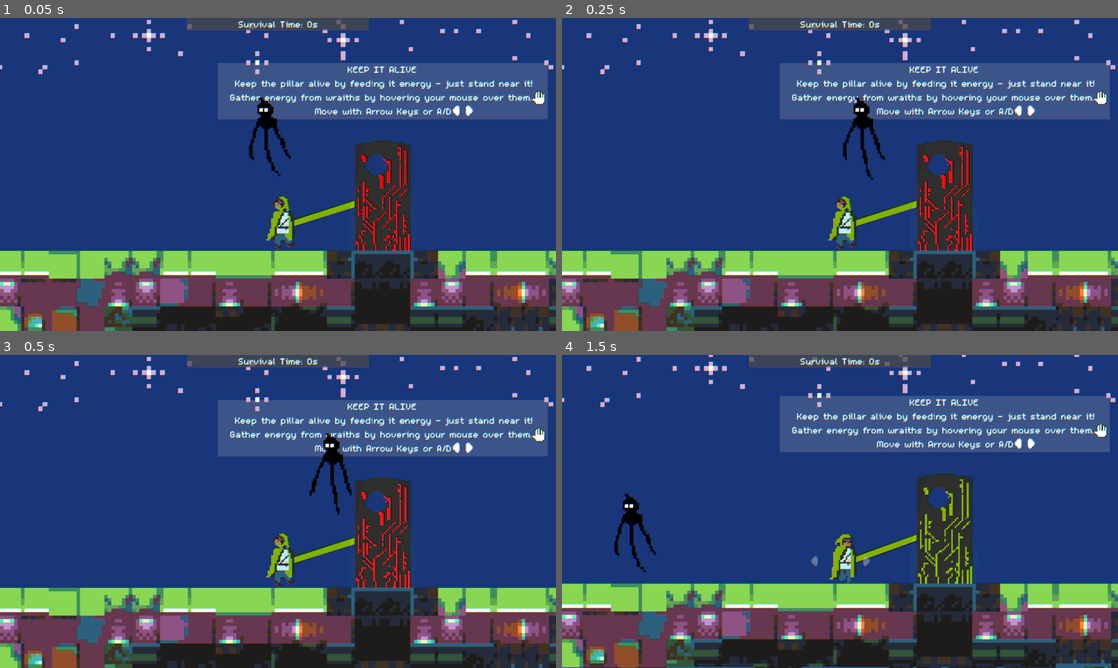
Above: before the commit, frames 1-4 (two rows, left to right).
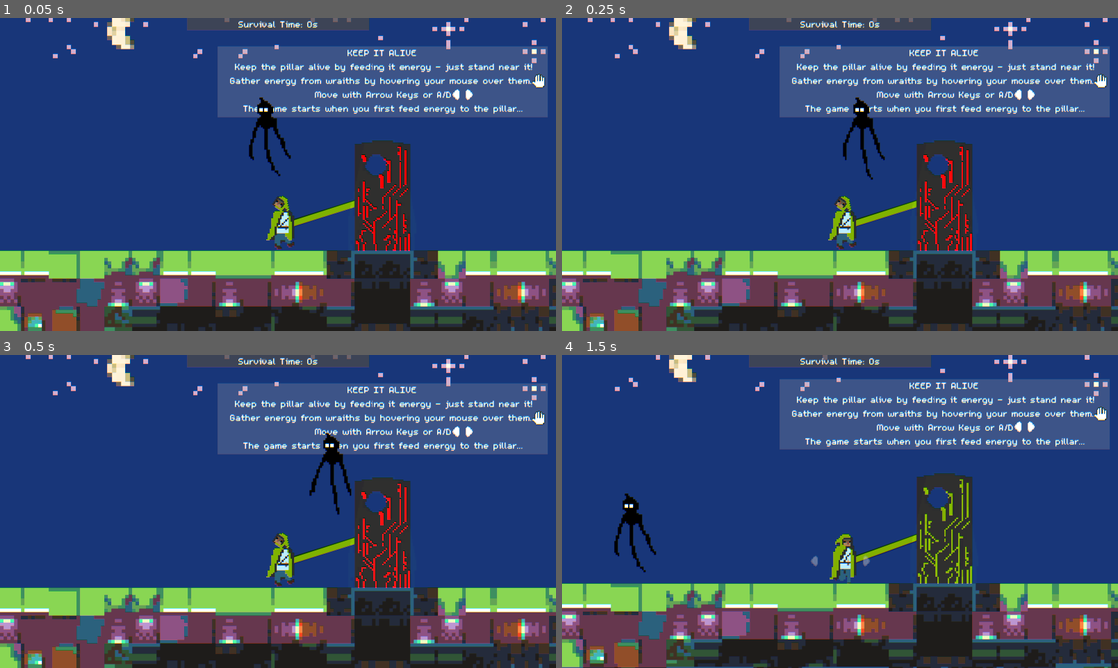
Above: after the commit, the same moments.

Repository: MHillier98/FeedThePillar
Game: Godot game, scene res://Scenes/TestScene.tscn
The game is run twice, just before and just after one commit, with the same random seed, the same clock (stepped at 60 frames per second) and the same inputs.
Inputs (mouse positions are in pixels of both pictures, inside the frame that each line leads up to):
- Up to frame 1 (0.05 s): no input
- Up to frame 2 (0.25 s): no input
- Up to frame 3 (0.5 s): no input
- Up to frame 4 (1.5 s): move the mouse to (895, 473) at 0.52 s; hold D (right) 0.53-1.25 s; click (895, 473) at 0.67 s; tap W (up) at 0.77 s; click "Restart?" at 1.25 s

The runs differ from the first frame. In frame 1, 9.2% of the frame differs, in the area x 0-100%, y 0-100%; in frame 2, 9.2%; in frame 3, 9.1%; in frame 4, 9.5%.

Commit message:
Fixed background

Diff:
--- a/Scenes/TestScene.tscn
+++ b/Scenes/TestScene.tscn
@@ -24,7 +24,7 @@
 shader_param/screen_height = 1080.0
 shader_param/BarrelPower = 1.0
 shader_param/color_bleeding = 1.2
-shader_param/bleeding_range_x = 2.0
+shader_param/bleeding_range_x = 1.0
 shader_param/bleeding_range_y = 2.0
 shader_param/lines_distance = 1.0
 shader_param/scan_size = 2.0
@@ -35,9 +35,10 @@
 script = ExtResource( 4 )
 
 [node name="Background" type="Sprite" parent="."]
-position = Vector2( 220, 188 )
+position = Vector2( 450, 175 )
 scale = Vector2( 5.2, 5.2 )
 texture = ExtResource( 7 )
+flip_h = true
 
 [node name="PowerLine" type="Control" parent="."]
 anchor_right = 1.0
@@ -54,14 +55,15 @@
 anchor_left = 0.5
 anchor_right = 0.5
 margin_left = -190.0
-margin_top = 40.0
+margin_top = 21.0
 margin_right = 190.0
-margin_bottom = 105.0
+margin_bottom = 102.0
 custom_styles/normal = ExtResource( 8 )
 text = "KEEP IT ALIVE
 Keep the pillar alive by feeding it energy - just stand near it!
 Gather energy from wraiths by hovering your mouse over them...
-Move with Arrow Keys or A/D"
+Move with Arrow Keys or A/D
+The game starts when you first feed energy to the pillar..."
 align = 1
 __meta__ = {
 "_edit_use_anchors_": false
@@ -150,15 +152,14 @@
 
 [node name="CRTOverlay" type="TextureRect" parent="CanvasLayer"]
 material = SubResource( 1 )
-margin_left = -1052.0
+margin_left = -1458.0
 margin_top = -121.0
-margin_right = 1642.0
+margin_right = 2096.0
 margin_bottom = 544.0
 mouse_filter = 2
 texture = ExtResource( 11 )
 expand = true
 __meta__ = {
-"_edit_lock_": true,
 "_edit_use_anchors_": false
 }
 
@@ -175,7 +176,7 @@
 tile_set = ExtResource( 2 )
 cell_size = Vector2( 32, 32 )
 format = 1
-tile_data = PoolIntArray( 65511, 0, 917511, 65512, 0, 917511 …(6825 unchanged characters)… 70, 720938, 0, 917511, 720939, 0, 917511, 786443, 0, 0 )
+tile_data = PoolIntArray( 65511, 0, 917511, 65512, 0, 917511 …(6825 unchanged characters)… 70, 720938, 0, 917511, 720939, 0, 917511 )
 __meta__ = {
 "_edit_lock_": true
 }
Binary file changed: Images/background.png
